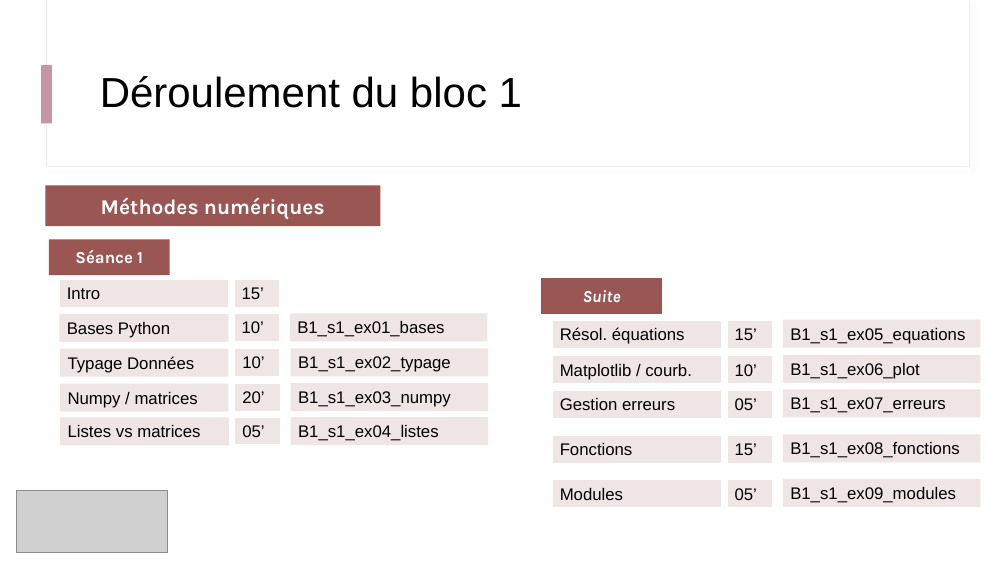
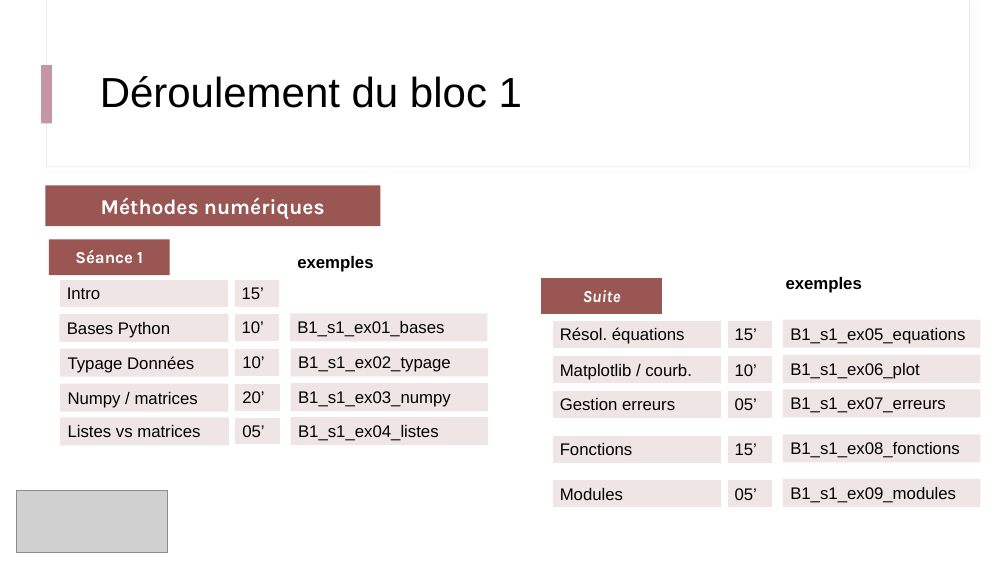
Before and after one commit to IOGS-Digital-Methods/semester-5, a slide deck: slide 3 of s5_outils_numeriques/b1_outils_numeriques/seance1_demistifier_python/B1_0_Deroulement.pptx. Drawn at 1008x567 pixels with LibreOffice and Linux fonts; fonts in the diff are those of the drawing; grey boxes stand for pictures. Boxes give left, top, right and bottom in pixels: in the first picture for what was removed or moved away, otherwise in the second. Text is boxed around its words. In the diff, an @@ line names an element or a change of style, - is before the commit and + after.

Commit message:
Update Bloc 1 - reorganisation

```diff
--- a/s5_outils_numeriques/b1_outils_numeriques/seance1_demistifier_python/B1_0_Deroulement.pptx
+++ b/s5_outils_numeriques/b1_outils_numeriques/seance1_demistifier_python/B1_0_Deroulement.pptx
@@ text added at (297,256,373,272), 16 pt, text #000000, bold @@
+exemples
@@ text added at (786,277,862,293), 16 pt, text #000000, bold @@
+exemples
```
Also in this commit, not shown: 2 other slides changed, 28 other files.
